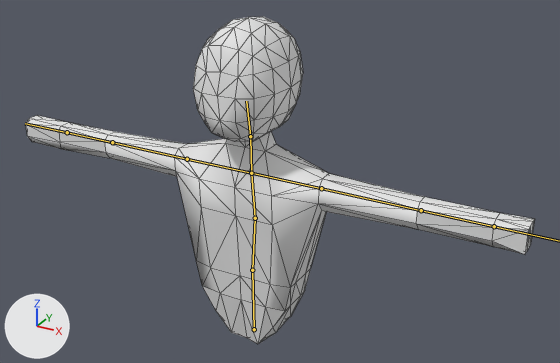
An edit to the glTF model Project/Assets/Models/GameScene/Player/player.gltf, drawn before and after from the same camera.
One viewpoint serves both versions: a camera (50 mm lens) standing at (8.13, -13.48, 10.86) and looking at (0.85, -0.25, 4.25). Every picture has the same lights, and +X, +Y and +Z are marked at lower left. The picture after the commit comes second. The bones that bend it are drawn over the model as lines. Mesh edges are drawn as thin lines.

The first picture shows 'player_0'.
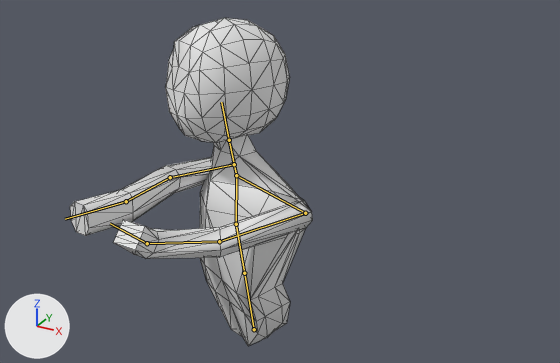
The newer file adds an action. The first version stands in its rest pose; the second is drawn at frame 10 of the action 'parryWait'.

The change, as a list of edits to the scene's bpy script:
```text
Change bone_waist:
    where bone_waist = bpy.data.objects['playerArmature'].pose.bones['waist']
    bone_waist.rotation_quaternion: (1.0, 0.0, 0.0, 0.0) -> (0.981, 0.061, -0.181, 0.019)  # degrees (0, 0, 0) -> degrees (7, -21, 1)
Change bone_stomach:
    where bone_stomach = bpy.data.objects['playerArmature'].pose.bones['stomach']  # child of 'waist'
    bone_stomach.rotation_quaternion: (1.0, 0.0, 0.0, 0.0) -> (0.993, 0.057, -0.102, 0.022)  # degrees (0, 0, 0) -> degrees (6, -12, 2)
Change bone_chest:
    where bone_chest = bpy.data.objects['playerArmature'].pose.bones['chest']  # child of 'stomach'
    bone_chest.rotation_quaternion: (1.0, 0.0, 0.0, 0.0) -> (0.978, -0.199, 0.057, -0.019)  # degrees (0, 0, 0) -> degrees (-23, 6, -3)
Change bone_neck:
    where bone_neck = bpy.data.objects['playerArmature'].pose.bones['neck']  # child of 'chest'
    bone_neck.rotation_quaternion: (1.0, 0.0, 0.0, 0.0) -> (0.989, 0.148, -0.005, 0.031)  # degrees (0, 0, 0) -> degrees (17, -1, 3)
Change bone_ボーン_004:
    where bone_ボーン_004 = bpy.data.objects['playerArmature'].pose.bones['ボーン.004']  # child of 'neck'
    bone_ボーン_004.rotation_quaternion: (1.0, 0.0, 0.0, 0.0) -> (0.996, -0.085, 0.0, 0.0)  # degrees (0, 0, 0) -> degrees (-10, 0, 0)
Change bone_leftshoulder:
    where bone_leftshoulder = bpy.data.objects['playerArmature'].pose.bones['leftShoulder']  # child of 'chest'
    bone_leftshoulder.rotation_quaternion: (1.0, 0.0, 0.0, 0.0) -> (0.869, -0.381, -0.313, -0.048)  # degrees (0, 0, 0) -> degrees (-51, -35, 11)
Change bone_leftupperarm:
    where bone_leftupperarm = bpy.data.objects['playerArmature'].pose.bones['leftUpperArm']  # child of 'leftShoulder'
    bone_leftupperarm.rotation_quaternion: (1.0, 0.0, 0.0, 0.0) -> (0.415, 0.759, 0.22, -0.451)  # degrees (0, 0, 0) -> degrees (120, 60, -5)
Change bone_leftfoream:
    where bone_leftfoream = bpy.data.objects['playerArmature'].pose.bones['leftFoream']  # child of 'leftUpperArm'
    bone_leftfoream.rotation_quaternion: (1.0, 0.0, 0.0, 0.0) -> (0.972, 0.212, -0.002, -0.103)  # degrees (0, 0, 0) -> degrees (24, 2, -12)
Change bone_lefthand:
    where bone_lefthand = bpy.data.objects['playerArmature'].pose.bones['leftHand']  # child of 'leftFoream'
    bone_lefthand.rotation_quaternion: (1.0, 0.0, 0.0, 0.0) -> (0.803, 0.059, -0.278, 0.524)  # degrees (0, 0, 0) -> degrees (-13, -31, 70)
Change bone_rightshoulder:
    where bone_rightshoulder = bpy.data.objects['playerArmature'].pose.bones['rightShoulder']  # child of 'chest'
    bone_rightshoulder.rotation_quaternion: (1.0, 0.0, 0.0, 0.0) -> (0.947, 0.28, 0.153, -0.032)  # degrees (0, 0, 0) -> degrees (33, 18, 1)
Change bone_rightupperarm:
    where bone_rightupperarm = bpy.data.objects['playerArmature'].pose.bones['rightUpperArm']  # child of 'rightShoulder'
    bone_rightupperarm.rotation_quaternion: (1.0, 0.0, 0.0, 0.0) -> (0.276, -0.242, -0.219, -0.904)  # degrees (0, 0, 0) -> degrees (18, -34, -152)
Change bone_rightforearm:
    where bone_rightforearm = bpy.data.objects['playerArmature'].pose.bones['rightForearm']  # child of 'rightUpperArm'
    bone_rightforearm.rotation_quaternion: (1.0, 0.0, 0.0, 0.0) -> (0.95, 0.05, 0.291, -0.098)  # degrees (0, 0, 0) -> degrees (3, 34, -11)
Change bone_righthand:
    where bone_righthand = bpy.data.objects['playerArmature'].pose.bones['rightHand']  # child of 'rightForearm'
    bone_righthand.rotation_quaternion: (1.0, 0.0, 0.0, 0.0) -> (0.987, -0.039, 0.115, 0.101)  # degrees (0, 0, 0) -> degrees (-3, 14, 11)
```

Changed parts and their boxes [x1, y1, x2, y2] in the pictures (560 x 363 px):
'player_0', posed (52% narrower): before [26, 17, 535, 344]; after [70, 18, 313, 346]
bone 'waist', root to tip: before (254, 329) to (252, 270); after (254, 329) to (244, 273)
bone 'stomach', root to tip: before (252, 270) to (255, 218); after (244, 273) to (236, 224)
bone 'chest', root to tip: before (255, 218) to (251, 173); after (236, 224) to (236, 175)
bone 'neck', root to tip: before (251, 173) to (250, 136); after (236, 175) to (229, 140)
bone 'ボーン.004', root to tip: before (250, 136) to (246, 101); after (229, 140) to (221, 102)
bone 'leftShoulder', root to tip: before (251, 173) to (321, 188); after (236, 175) to (305, 213)
bone 'leftUpperArm', root to tip: before (321, 188) to (421, 210); after (305, 213) to (219, 241)
bone 'leftFoream', root to tip: before (421, 210) to (494, 226); after (219, 241) to (147, 243)
bone 'rightShoulder', root to tip: before (251, 173) to (187, 159); after (236, 175) to (234, 164)
bone 'rightUpperArm', root to tip: before (187, 159) to (112, 142); after (234, 164) to (170, 177)
bone 'rightForearm', root to tip: before (112, 142) to (67, 132); after (170, 177) to (126, 201)
bone 'rightHand', root to tip: before (67, 132) to (25, 123); after (126, 201) to (65, 219)
